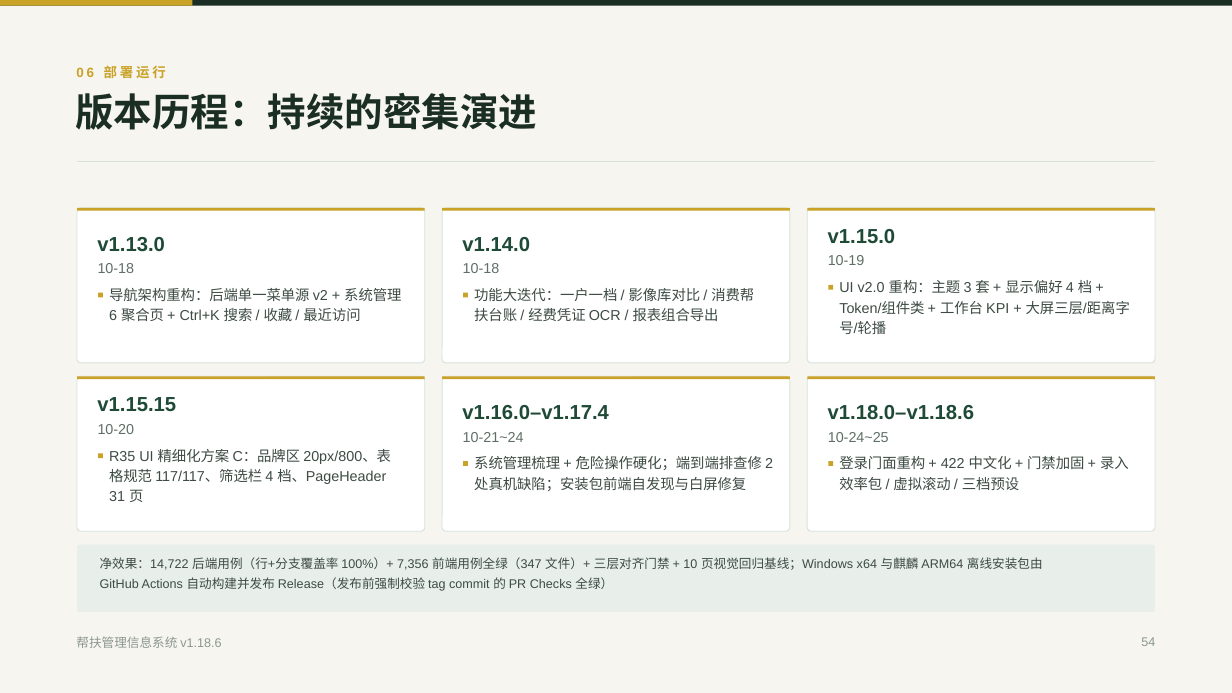
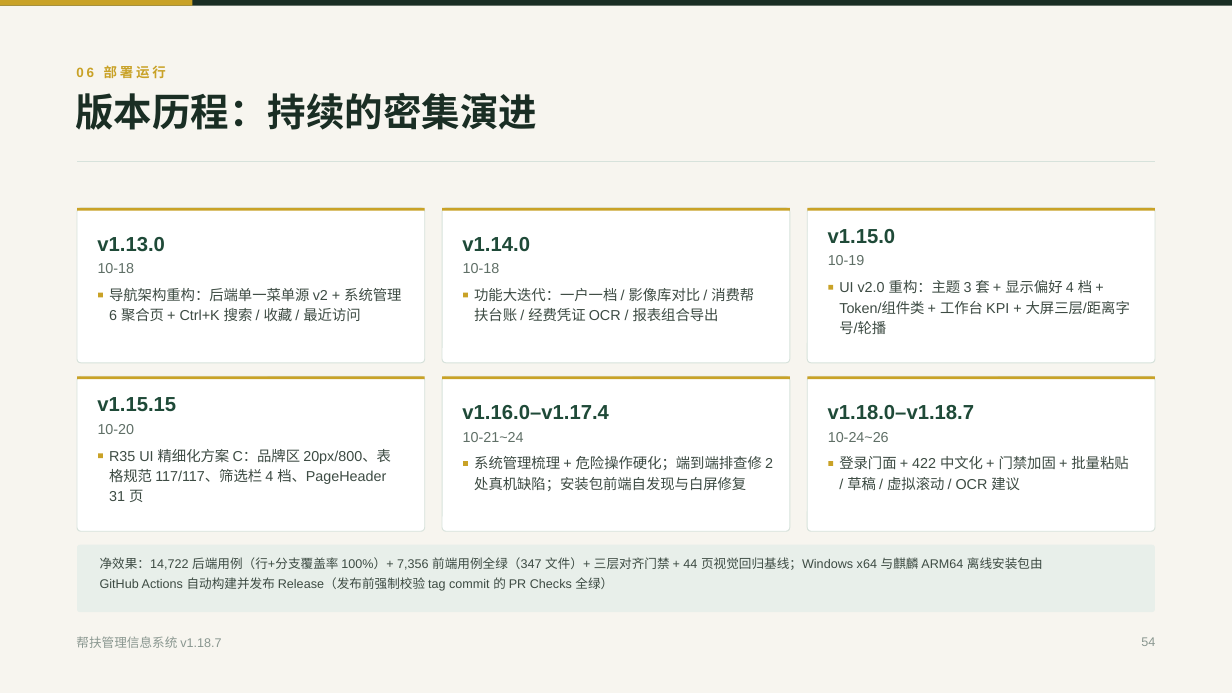
Before and after one commit to lzh745200/MRRS, a slide deck: slide 54 of docs/帮扶管理信息系统介绍.pptx. Drawn at 1232x693 pixels with LibreOffice and Linux fonts; fonts in the diff are those of the drawing. Boxes give left, top, right and bottom in pixels: in the first picture for what was removed or moved away, otherwise in the second. Text is boxed around its words. In the diff, an @@ line names an element or a change of style, - is before the commit and + after.

```diff
--- a/docs/帮扶管理信息系统介绍.pptx
+++ b/docs/帮扶管理信息系统介绍.pptx
@@ text at (828, 405, 975, 420): text changed @@
-v1.18.0–v1.18.6
+v1.18.0–v1.18.7
@@ text at (839, 456, 1128, 469): text changed @@
-登录门面重构 + 422 中文化 + 门禁加固 + 录入
+登录门面 + 422 中文化 + 门禁加固 + 批量粘贴
@@ text at (847, 477, 1020, 490): text changed @@
-效率包 / 虚拟滚动 / 三档预设
+/ 草稿 / 虚拟滚动 / OCR 建议
@@ text at (100, 557, 1043, 570): text changed @@
-净效果：14,722 后端用例（行+分支覆盖率 100%）+ 7,356 前端用例全绿（347 文件）+ 三层对齐门禁 + 10 页视觉回归基线；Windows x64 与麒麟 ARM64 离线安装包由
+净效果：14,722 后端用例（行+分支覆盖率 100%）+ 7,356 前端用例全绿（347 文件）+ 三层对齐门禁 + 44 页视觉回归基线；Windows x64 与麒麟 ARM64 离线安装包由
@@ text at (76, 636, 221, 648): text changed @@
-帮扶管理信息系统 v1.18.6
+帮扶管理信息系统 v1.18.7
```
Also in this commit, not shown: 49 other slides changed, 17 other files.
